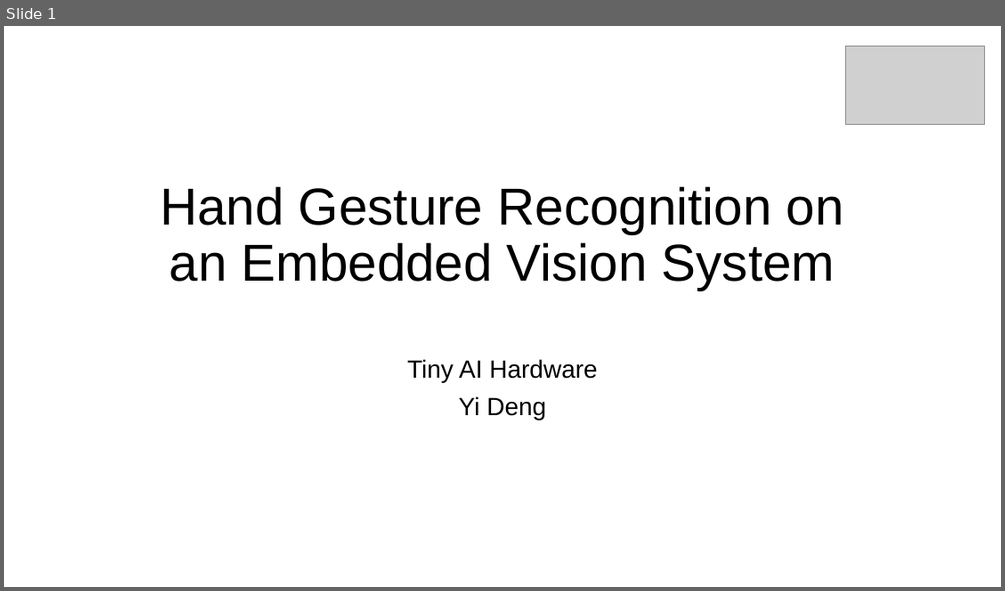
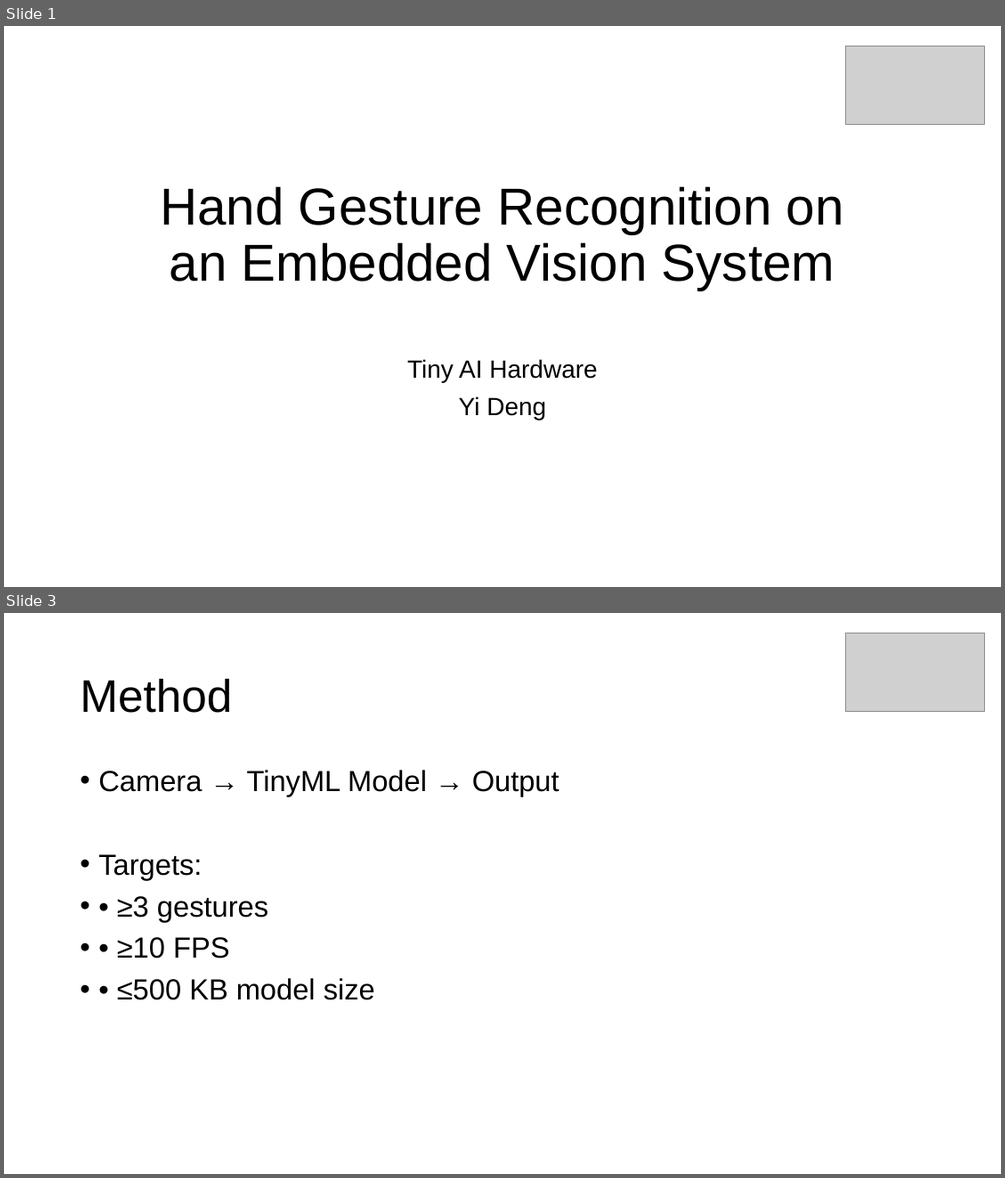
Before and after one commit to Mircea-s-classes/ai-hardware-project-proposal-tiny-ai-hardware, a slide deck: docs/Tiny AI Hardware.pptx. Shown one above the other, each under a label of ours: slide 1 before the commit, slides 1 and 3 after it; the slides between them are not shown. The pictures are 1005x591 and 1005x1178 pixels, drawn with LibreOffice and Linux fonts; fonts in the diff are those of the drawing; grey boxes stand for pictures. Boxes give left, top, right and bottom in pixels: in the first picture for what was removed or moved away, otherwise in the second. Text is boxed around its words. In the diff, an @@ line names an element or a change of style, - is before the commit and + after.

```diff
--- a/docs/Tiny AI Hardware.pptx
+++ b/docs/Tiny AI Hardware.pptx
@@ slide 3 added at (4,613,1001,1174), background #FFFFFF @@
@@ picture added at (845,633,985,712) @@
@@ title added at (80,678,232,713), 44 pt, text #000000 @@
+Method
@@ text added at (98,770,559,1000), 28 pt, text #000000 @@
+• Camera → TinyML Model → Output
+• Targets:
+• • ≥3 gestures
+• • ≥10 FPS
+• • ≤500 KB model size
```
Also in this commit, not shown: 1 other slide added, 1 slide removed.
